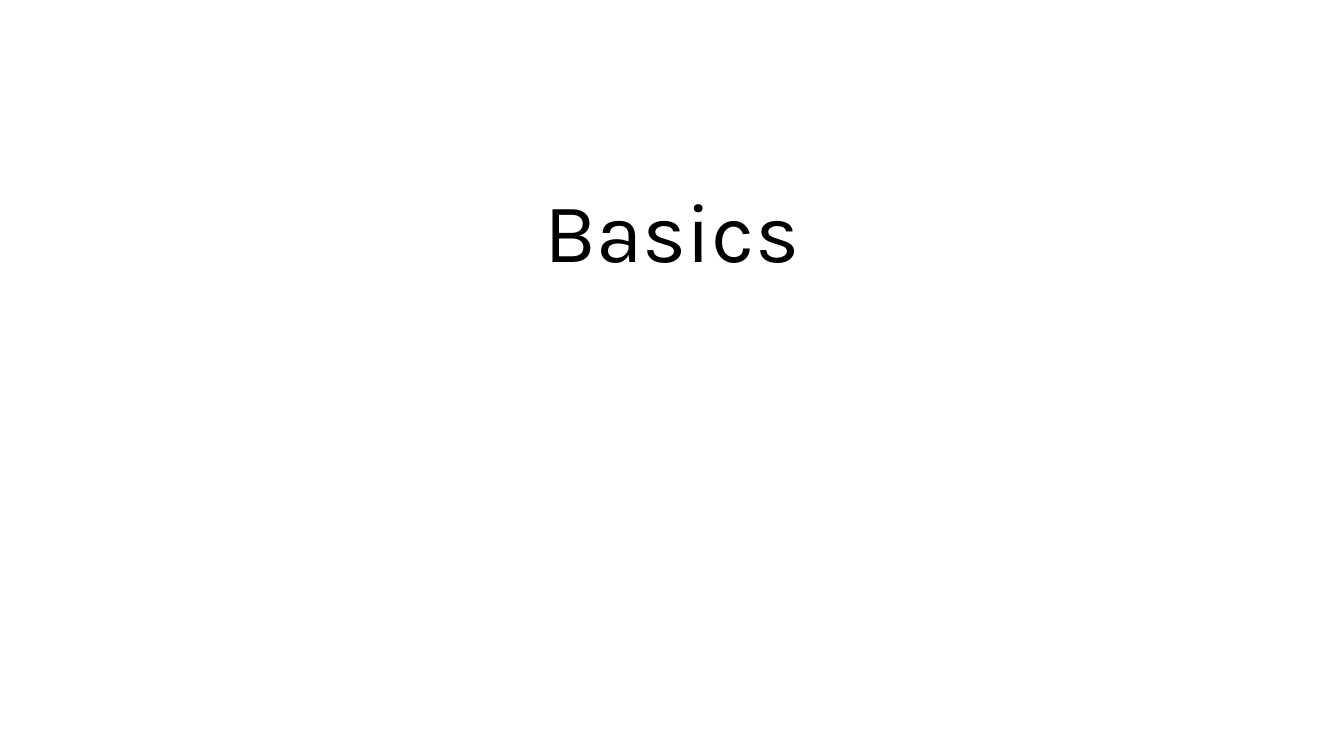
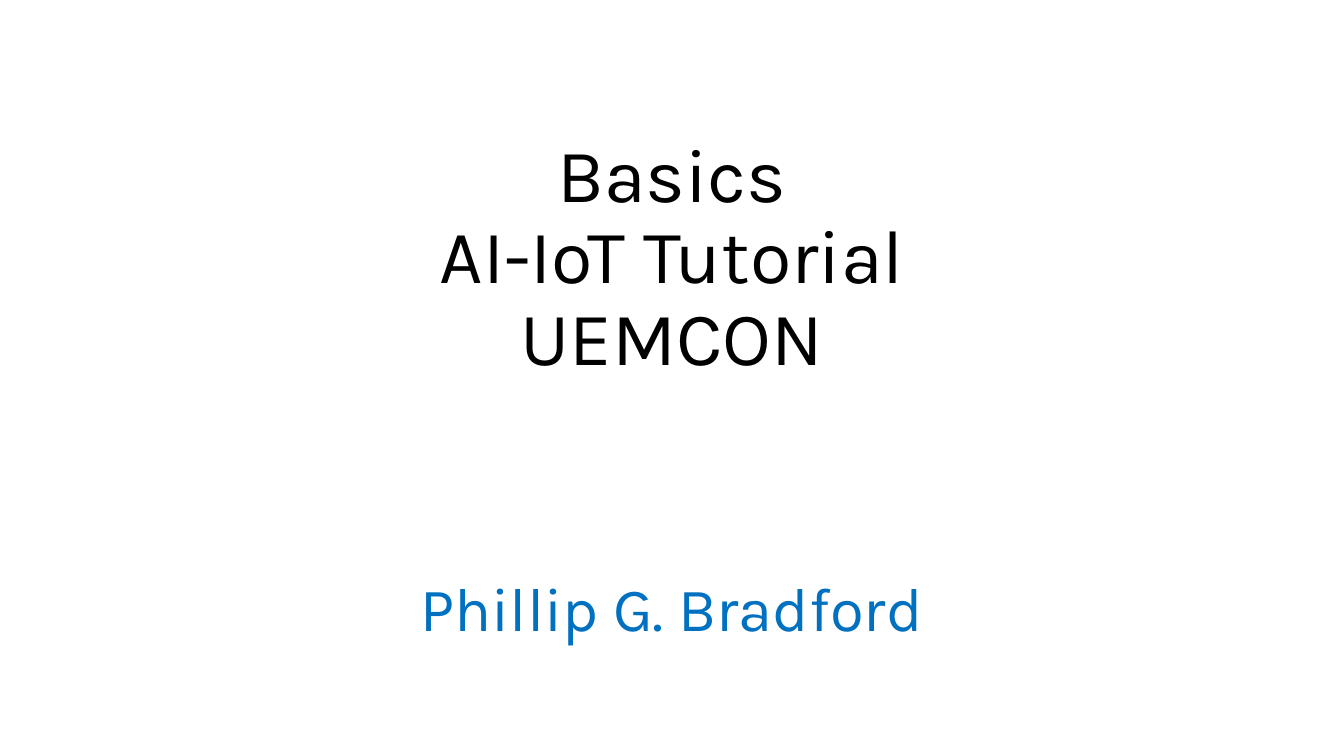
Before and after one commit to wonder-phil/UEMCON-2025, a slide deck: slide 1 of p01/Basics.pptx. Drawn at 1344x756 pixels with LibreOffice and Linux fonts; fonts in the diff are those of the drawing. Boxes give left, top, right and bottom in pixels: in the first picture for what was removed or moved away, otherwise in the second. Text is boxed around its words. In the diff, an @@ line names an element or a change of style, - is before the commit and + after.

```diff
--- a/p01/Basics.pptx
+++ b/p01/Basics.pptx
@@ title at [440, 150, 904, 366]: text changed; size 60 to 54 pt @@
-Basics
+Basics
+AI-IoT Tutorial
+UEMCON
@@ text added at [420, 588, 922, 646], 44 pt, text #0070C0 @@
+Phillip G. Bradford
```
Also in this commit, not shown: 1 other slide changed, 1 other file.
